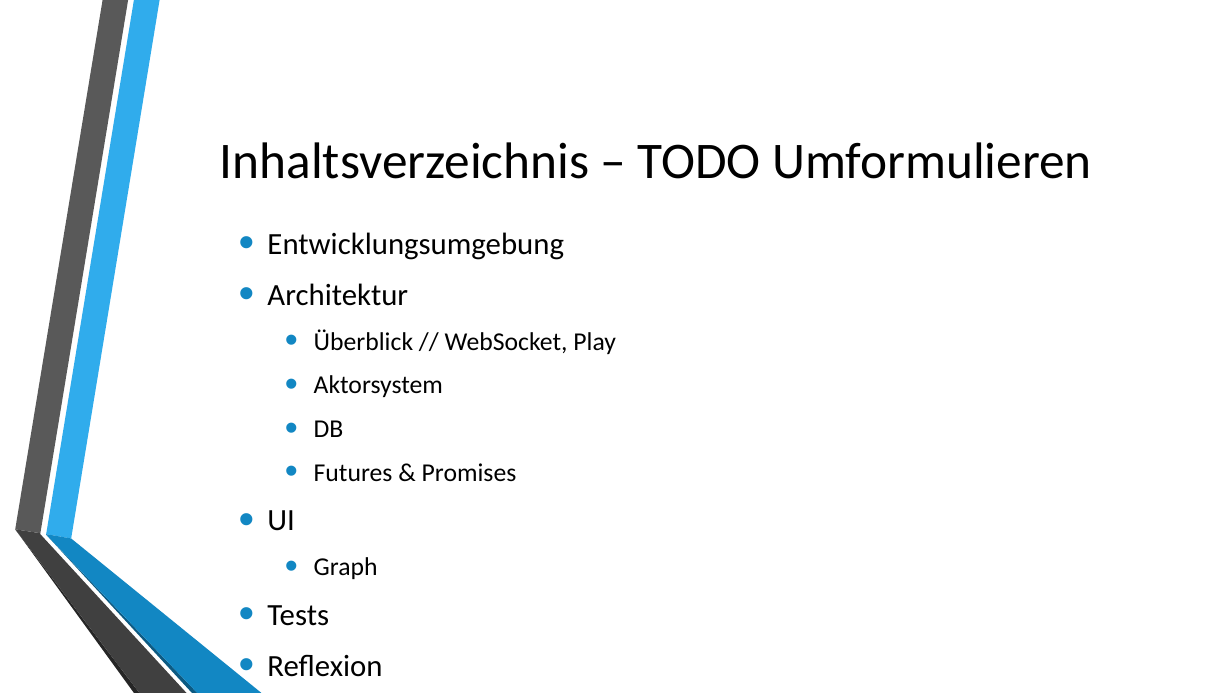
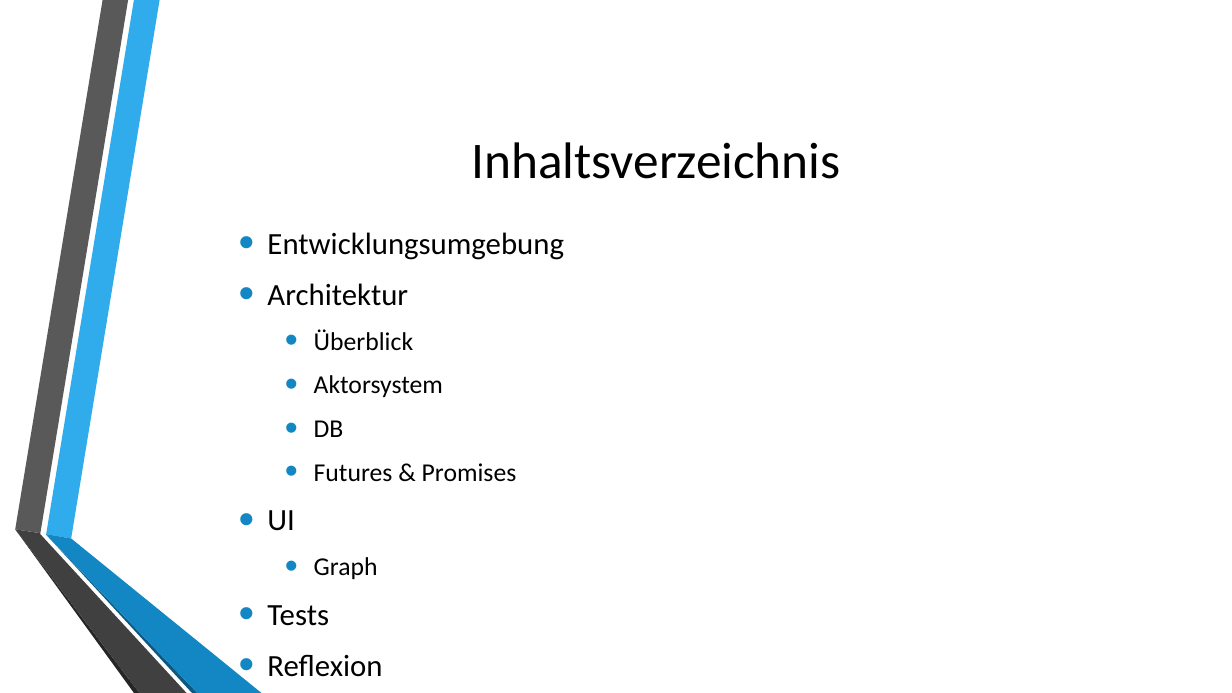
Before and after one commit to autarchprinceps/Reactive-Load-Generator, a slide deck: slide 2 of Dokumentation/Präsentation.pptx. Drawn at 1232x693 pixels with LibreOffice and Linux fonts; fonts in the diff are those of the drawing; background and template pictures are left out. Boxes give left, top, right and bottom in pixels: in the first picture for what was removed or moved away, otherwise in the second. Text is boxed around its words. In the diff, an @@ line names an element or a change of style, - is before the commit and + after.

```diff
--- a/Dokumentation/Präsentation.pptx
+++ b/Dokumentation/Präsentation.pptx
@@ title at bbox=[471, 142, 840, 179]: text changed @@
-Inhaltsverzeichnis – TODO Umformulieren
+Inhaltsverzeichnis
@@ text at bbox=[314, 329, 413, 351]: text changed @@
-  • Überblick // WebSocket, Play
+  • Überblick
```
Also in this commit, not shown: 2 other slides changed, 1 slide added, 1 other file.
